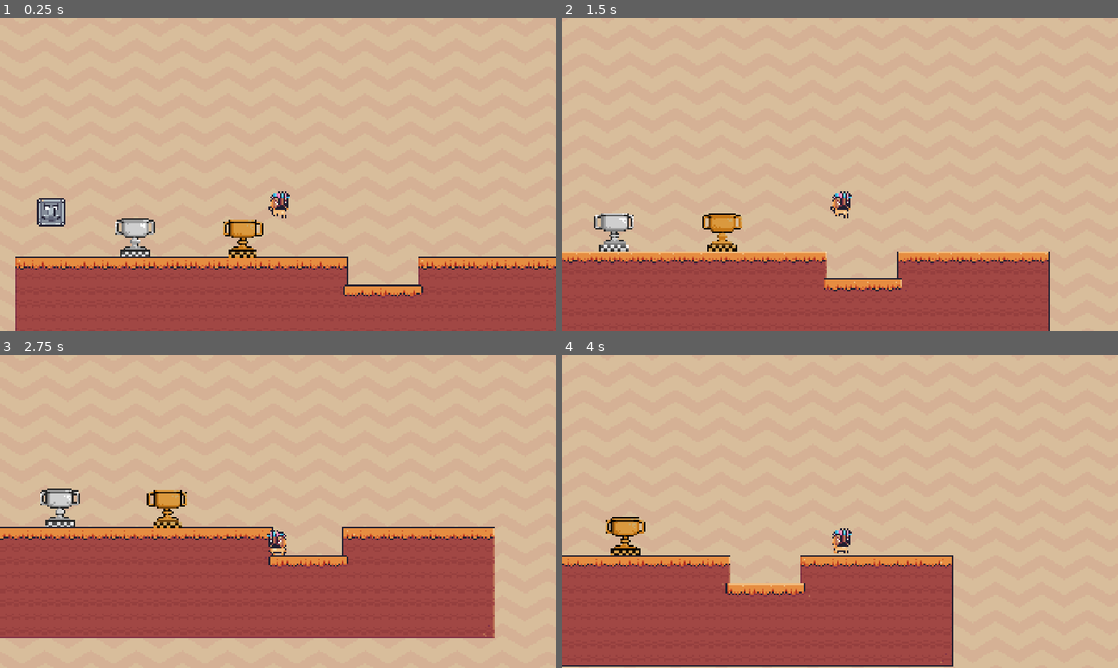
Above: before the commit, frames 1-4 (two rows, left to right).
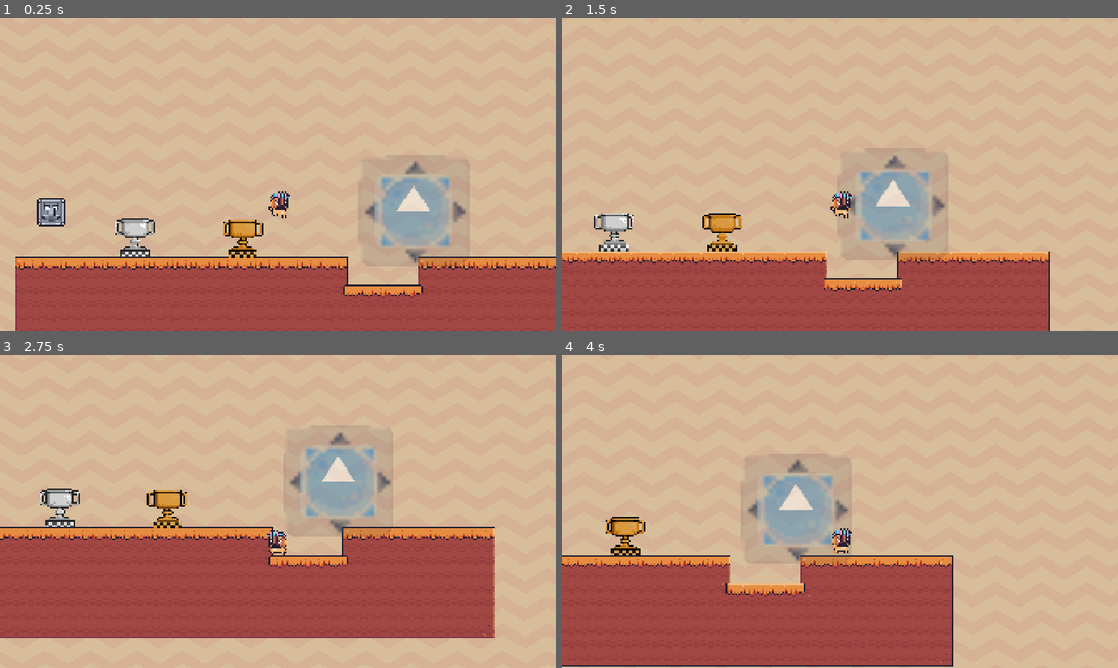
Above: after the commit, the same moments.

Repository: Nhanth123/shader-godot
Game: Godot game, scene res://scenes/common_techniques.tscn
The game is run twice, just before and just after one commit, with the same random seed, the same clock (stepped at 60 frames per second) and the same inputs. The engine's default icon, where the game draws it, is replaced by a stand-in: a white triangle on a blue panel in a dark square.
Inputs:
- Up to frame 1 (0.25 s): no input
- Up to frame 2 (1.5 s): hold D (move_right) from 0.53 s (still down); tap Space (jump) at 0.77 s
- Up to frame 3 (2.75 s): tap Space (jump) at 1.52 s; release D (move_right) at 2.03 s; hold A (move_left) from 2.03 s (still down)
- Up to frame 4 (4 s): release A (move_left) at 2.78 s; hold D (move_right) from 2.78 s (still down); tap Space (jump) at 3.02, 3.77 s

The runs differ from the first frame. In frame 1, 3.4% of the frame differs, in the area x 65-85%, y 45-80%; in frame 2, 3.4%; in frame 3, 3.4%; in frame 4, 3.4%.

Commit message:
Masking shader

Diff:
--- a/scenes/common_techniques.tscn
+++ b/scenes/common_techniques.tscn
@@ -12,6 +12,9 @@
 [ext_resource type="Texture2D" uid="uid://14ay38m416a8" path="res://assets/character/mask_dude/Fall (32x32).png" id="10_luoof"]
 [ext_resource type="Shader" uid="uid://cotbjssyuwxlj" path="res://shaders/dissolve.gdshader" id="11_luoof"]
 [ext_resource type="Texture2D" uid="uid://jgyxm4826yuh" path="res://assets/other/Rock Head.png" id="12_ux0nb"]
+[ext_resource type="Shader" uid="uid://c0hfoo32qs08l" path="res://shaders/masking.gdshader" id="13_hyy88"]
+[ext_resource type="Texture2D" uid="uid://cy2v7a43pqpd8" path="res://assets/other/Spiked Ball.png" id="14_v7i2p"]
+[ext_resource type="Texture2D" uid="uid://drtyf876rx425" path="res://icon.svg" id="15_v7i2p"]
 
 [sub_resource type="ShaderMaterial" id="ShaderMaterial_kak6i"]
 shader = ExtResource("4_xth1f")
@@ -206,6 +209,21 @@
 shader_parameter/noise_text = SubResource("NoiseTexture2D_hyy88")
 shader_parameter/dissolve_pct = 0.0
 
+[sub_resource type="Animation" id="Animation_hyy88"]
+length = 0.001
+tracks/0/type = "value"
+tracks/0/imported = false
+tracks/0/enabled = true
+tracks/0/path = NodePath("Dissolve:material:shader_parameter/dissolve_pct")
+tracks/0/interp = 1
+tracks/0/loop_wrap = true
+tracks/0/keys = {
+"times": PackedFloat32Array(0),
+"transitions": PackedFloat32Array(1),
+"update": 0,
+"values": [0.0]
+}
+
 [sub_resource type="Animation" id="Animation_ux0nb"]
 resource_name = "new_animation"
 length = 1.5
@@ -223,26 +241,15 @@
 "values": [0.0, 1.0]
 }
 
-[sub_resource type="Animation" id="Animation_hyy88"]
-length = 0.001
-tracks/0/type = "value"
-tracks/0/imported = false
-tracks/0/enabled = true
-tracks/0/path = NodePath("Dissolve:material:shader_parameter/dissolve_pct")
-tracks/0/interp = 1
-tracks/0/loop_wrap = true
-tracks/0/keys = {
-"times": PackedFloat32Array(0),
-"transitions": PackedFloat32Array(1),
-"update": 0,
-"values": [0.0]
-}
-
 [sub_resource type="AnimationLibrary" id="AnimationLibrary_432xp"]
 _data = {
 &"RESET": SubResource("Animation_hyy88"),
 &"new_animation": SubResource("Animation_ux0nb")
 }
+
+[sub_resource type="ShaderMaterial" id="ShaderMaterial_432xp"]
+shader = ExtResource("13_hyy88")
+shader_parameter/mask_text = ExtResource("14_v7i2p")
 
 [node name="CommonTechniques" type="Node2D"]
 script = ExtResource("1_0ugy3")
@@ -299,3 +306,9 @@
 &"": SubResource("AnimationLibrary_432xp")
 }
 autoplay = "new_animation"
+
+[node name="Masking" type="Sprite2D" parent="."]
+material = SubResource("ShaderMaterial_432xp")
+position = Vector2(1042, 318)
+scale = Vector2(3, 3)
+texture = ExtResource("15_v7i2p")
--- a/scenes/player.tscn
+++ b/scenes/player.tscn
@@ -204,6 +204,21 @@
 
 [sub_resource type="RectangleShape2D" id="RectangleShape2D_o0ra8"]
 size = Vector2(38, 71)
+
+[sub_resource type="Animation" id="Animation_fjrip"]
+length = 0.001
+tracks/0/type = "value"
+tracks/0/imported = false
+tracks/0/enabled = true
+tracks/0/path = NodePath("AnimatedSprite2D:material:shader_parameter/flash_pct")
+tracks/0/interp = 1
+tracks/0/loop_wrap = true
+tracks/0/keys = {
+"times": PackedFloat32Array(0),
+"transitions": PackedFloat32Array(1),
+"update": 0,
+"values": [0.0]
+}
 
 [sub_resource type="Animation" id="Animation_tuyoq"]
 resource_name = "flash"
@@ -221,21 +236,6 @@
 "values": [0.0, 0.5, 0.0, 0.5, 0.0]
 }
 
-[sub_resource type="Animation" id="Animation_fjrip"]
-length = 0.001
-tracks/0/type = "value"
-tracks/0/imported = false
-tracks/0/enabled = true
-tracks/0/path = NodePath("AnimatedSprite2D:material:shader_parameter/flash_pct")
-tracks/0/interp = 1
-tracks/0/loop_wrap = true
-tracks/0/keys = {
-"times": PackedFloat32Array(0),
-"transitions": PackedFloat32Array(1),
-"update": 0,
-"values": [0.0]
-}
-
 [sub_resource type="AnimationLibrary" id="AnimationLibrary_smehm"]
 _data = {
 &"RESET": SubResource("Animation_fjrip"),
--- a/shaders/basic.gdshader
+++ b/shaders/basic.gdshader
@@ -12,24 +12,18 @@
 		//vec2 circle = vec2(cos(TIME) * 100.0, sin(TIME) * 100.0);
 		//VERTEX += vec2(-200.0, -50.0) + circle;
 	//}
-
 }
 
 void fragment()
 {
-	// Called for every pixel the material is visible on.
-	//vec4 color_1 = vec4(1.0, 0.0, 0.0, 1.0);
-	//vec4 color_2 = vec4(0.0, 1.0, 0.0, 1.0);
-	//float mix_pct = (sin(TIME * 3.0) + 1.0) * 0.5;
-	//vec4 mix_color = mix(color_1, color_2, mix_pct);
-//
-	//COLOR = texture(TEXTURE, UV) * my_color;
-//
-	//COLOR = vec4(UV.x, UV.y, 0.0, 1.0);
-	//COLOR = my_color;
+	 //Called for every pixel the material is visible on.
+	vec4 color_1 = vec4(1.0, 0.0, 0.0, 1.0);
+	vec4 color_2 = vec4(0.0, 1.0, 0.0, 1.0);
+	float mix_pct = (sin(TIME * 3.0) + 1.0) * 0.5;
+	vec4 mix_color = mix(color_1, color_2, mix_pct);
+
+	COLOR = texture(TEXTURE, UV) * my_color;
+
+	COLOR = vec4(UV.x, UV.y, 0.0, 1.0);
+	COLOR = my_color;
 }
-
-//void light() {
-	// Called for every pixel for every light affecting the CanvasItem.
-	// Uncomment to replace the default light processing function with this one.
-//}
--- a/shaders/dissolve.gdshader
+++ b/shaders/dissolve.gdshader
@@ -2,7 +2,6 @@
 
 uniform sampler2D noise_text;
 uniform float dissolve_pct: hint_range(0.0, 1.0, 0.1) = 0.0f;
-
 
 void fragment() {
 	vec4 original_color = texture(TEXTURE, UV);
--- /dev/null
+++ b/shaders/masking.gdshader
@@ -0,0 +1,14 @@
+shader_type canvas_item;
+
+uniform sampler2D mask_text;
+
+void fragment()
+{
+	vec4 mask_color = texture(mask_text, UV);
+	vec4 original_color = texture(TEXTURE, UV);
+
+	if (original_color.a > 0.0)
+	{
+		COLOR.a = mask_color.r;
+	}
+}
Not shown: 1 places in scenes/common_techniques.tscn that only renumber resources
Not shown: 1 places in scenes/player.tscn that only renumber resources
Not shown, added: scripts/common_techniques.gd.uid
Not shown, added: scripts/player.gd.uid
Not shown, added: shaders/masking.gdshader.uid
